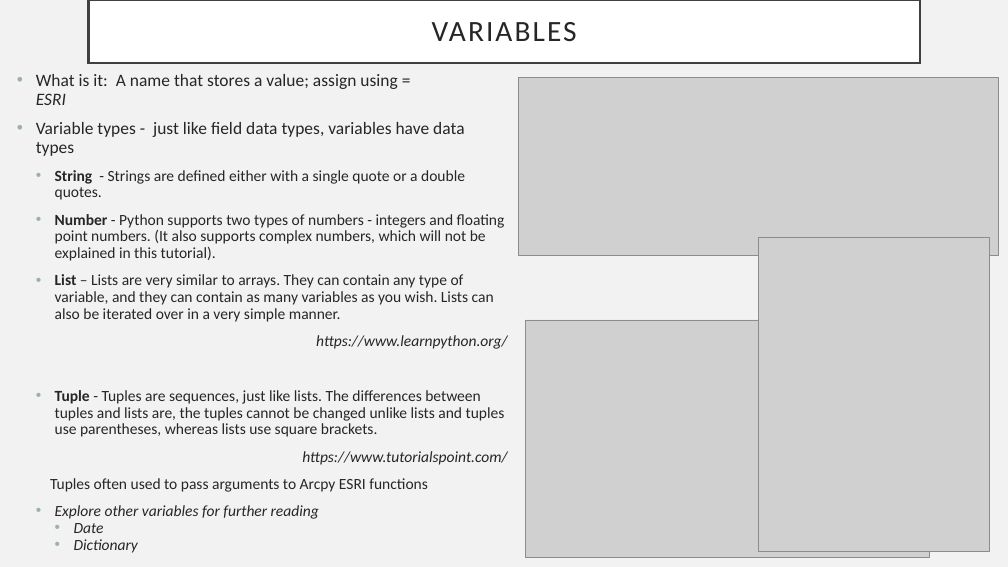
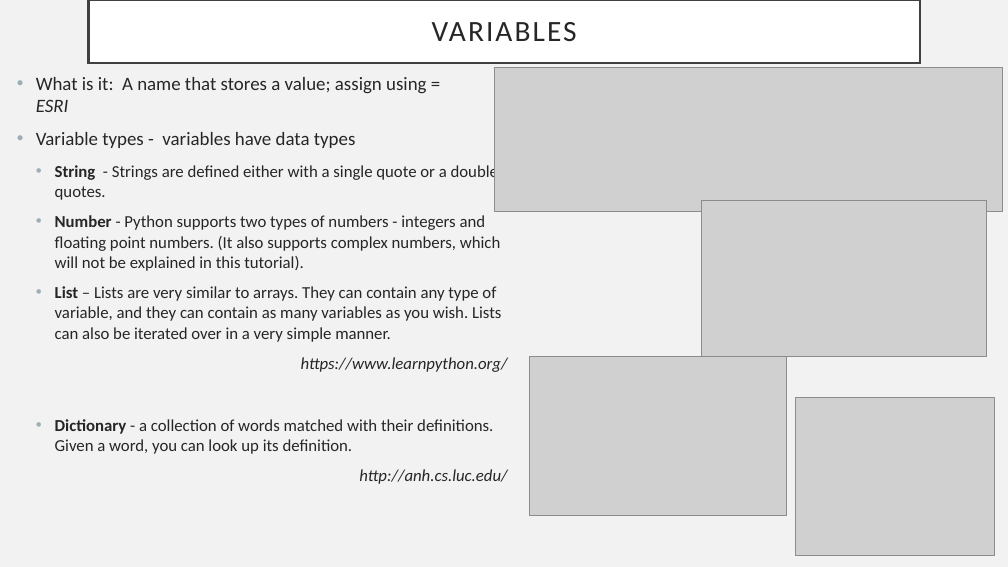
Before and after one commit to thoufer/IntroPythonDataTraining, a slide deck: slide 16 of additional_resources/HandsOnPythonClass_June25_2020.pptx. Drawn at 1008x567 pixels with LibreOffice and Linux fonts; fonts in the diff are those of the drawing; grey boxes stand for pictures. Boxes give left, top, right and bottom in pixels: in the first picture for what was removed or moved away, otherwise in the second. Text is boxed around its words. In the diff, an @@ line names an element or a change of style, - is before the commit and + after.

```diff
--- a/additional_resources/HandsOnPythonClass_June25_2020.pptx
+++ b/additional_resources/HandsOnPythonClass_June25_2020.pptx
@@ text at (36,77,508,372): size 16.6 to 18 pt in "What is it: A name that stores ..."; size 14.8 to 16 pt in "String - Strings are defined either with ...", "Number - Python supports two types of ...", "List – Lists are very similar to ...", "https://www.learnpython.org/"; line spacing 0.9 to 1 @@
@@ picture: place and size @@
-picture at (519,78,1000,256)
+picture at (495,67,1002,211)
@@ text at (36,132,356,148): text changed; size 16.6 to 18 pt @@
-• Variable types - just like field data types, variables have data types
+• Variable types - variables have data types
@@ picture added at (702,200,987,357) @@
@@ picture removed at (759,238,990,552) @@
@@ picture removed at (526,320,929,557) @@
@@ picture added at (529,357,786,515) @@
@@ text at (55,419,507,484): text changed; size 14.8 to 16 pt @@
-  • Tuple - Tuples are sequences, just like lists. The differences between tuples and lists are, the tuples cannot be changed unlike lists and tuples use parentheses, whereas lists use square brackets.
-  https://www.tutorialspoint.com/
-  Tuples often used to pass arguments to Arcpy ESRI functions
-  • Explore other variables for further reading
-    • Date
-    • Dictionary
+  • Dictionary - a collection of words matched with their definitions. Given a word, you can look up its definition.
+  http://anh.cs.luc.edu/
@@ picture added at (796,398,994,556) @@
```
Also in this commit, not shown: 18 other slides changed, 3 slides added, 5 slides removed, 5 other files.
